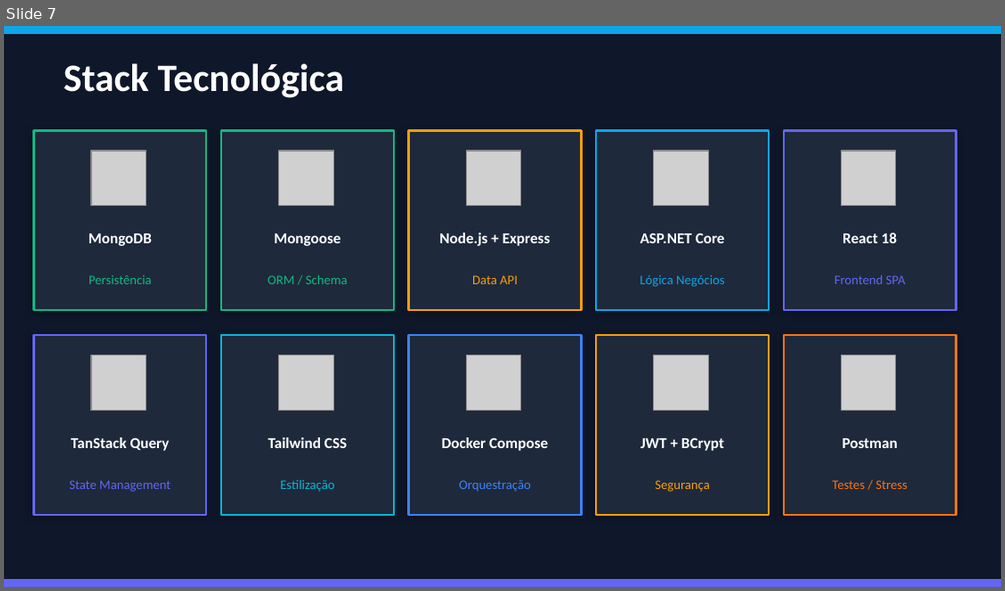
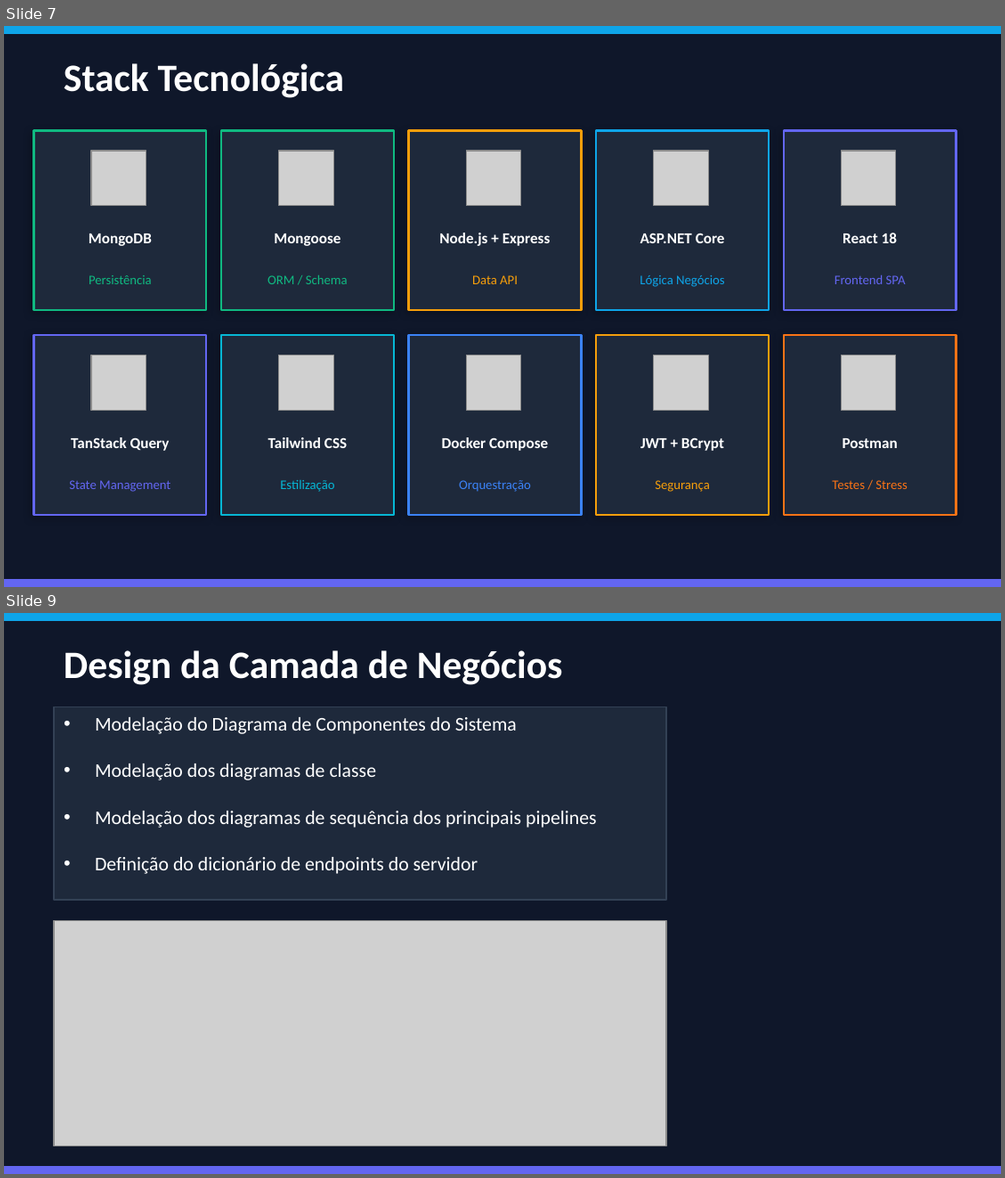
Before and after one commit to Diogoesteves11/LI4, a slide deck: FixNPresent_v2 .pptx. Shown one above the other, each under a label of ours: slide 7 before the commit, slides 7 and 9 after it; the slides between them are not shown. The pictures are 1005x591 and 1005x1178 pixels, drawn with LibreOffice and Linux fonts; fonts in the diff are those of the drawing; grey boxes stand for pictures. Boxes give left, top, right and bottom in pixels: in the first picture for what was removed or moved away, otherwise in the second. Text is boxed around its words. In the diff, an @@ line names an element or a change of style, - is before the commit and + after.

```diff
--- a/FixNPresent_v2 .pptx
+++ b/FixNPresent_v2 .pptx
@@ slide 9 added at bbox=[4, 613, 1001, 1174], background #0F172A @@
@@ rectangle added at bbox=[4, 613, 1001, 620], fill #0EA5E9, outline #0EA5E9 1 pt @@
@@ text added at bbox=[64, 650, 563, 685], 28 pt, text #FFFFFF, bold @@
+Design da Camada de Negócios
@@ rectangle added at bbox=[54, 706, 666, 899], fill #1E293B, outline #334155 1 pt, 14 pt, text #FFFFFF @@
+• Modelação do Diagrama de Componentes do Sistema
+• Modelação dos diagramas de classe
+• Modelação dos diagramas de sequência dos principais pipelines
+• Definição do dicionário de endpoints do servidor
@@ picture added at bbox=[54, 920, 666, 1145] @@
@@ rectangle added at bbox=[4, 1167, 1001, 1173], fill #6366F1, outline #6366F1 1 pt @@
```
Also in this commit, not shown: 10 slides changed, 3 other slides added.
